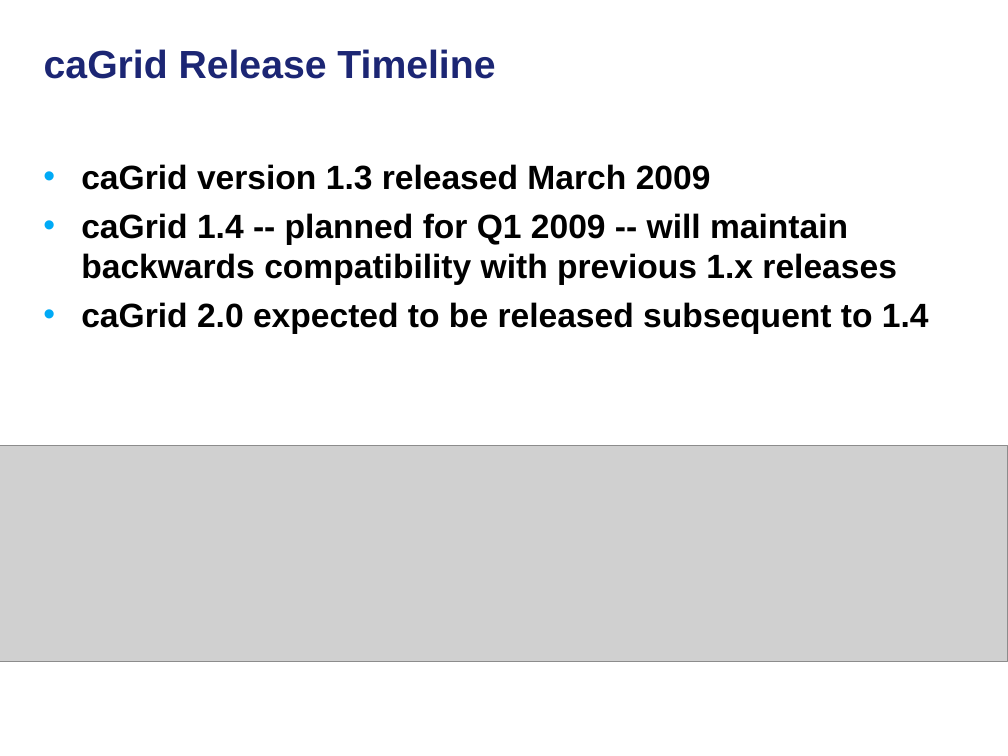
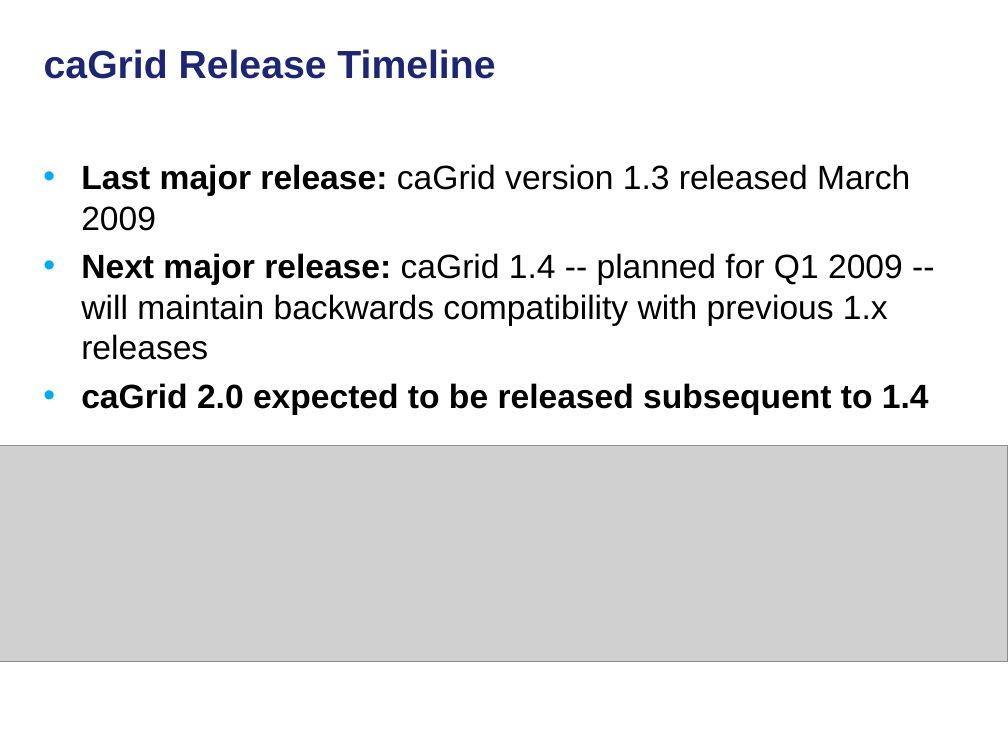
Before and after one commit to NCIP/cagrid-docs, a slide deck: slide 3 of general/presentations/200910_VCDE_ARCH/20091022_Arch_VCDE_caGrid_Future.ppt. Drawn at 1008x756 pixels with LibreOffice and Linux fonts; fonts in the diff are those of the drawing; grey boxes stand for pictures; background and template pictures are left out. Boxes give left, top, right and bottom in pixels: in the first picture for what was removed or moved away, otherwise in the second. Text is boxed around its words. In the diff, an @@ line names an element or a change of style, - is before the commit and + after.

```diff
--- a/general/presentations/200910_VCDE_ARCH/20091022_Arch_VCDE_caGrid_Future.ppt
+++ b/general/presentations/200910_VCDE_ARCH/20091022_Arch_VCDE_caGrid_Future.ppt
@@ text at box(81, 164, 910, 360): text changed; bold off @@
-• caGrid version 1.3 released March 2009
-• caGrid 1.4 -- planned for Q1 2009 -- will maintain backwards compatibility with previous 1.x releases
+• Last major release: caGrid version 1.3 released March 2009
+• Next major release: caGrid 1.4 -- planned for Q1 2009 -- will maintain backwards compatibility with previous 1.x releases
```
Also in this commit, not shown: 8 other slides changed, 3 slides added, 11 slides removed.
